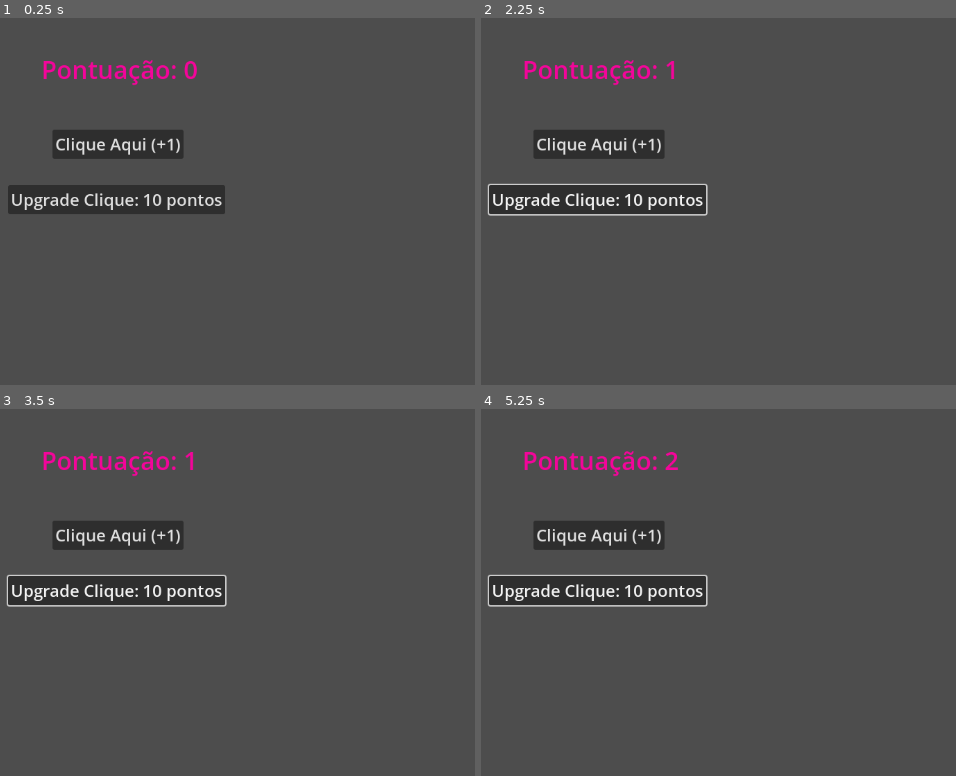
Above: before the commit, frames 1-4 (two rows, left to right).
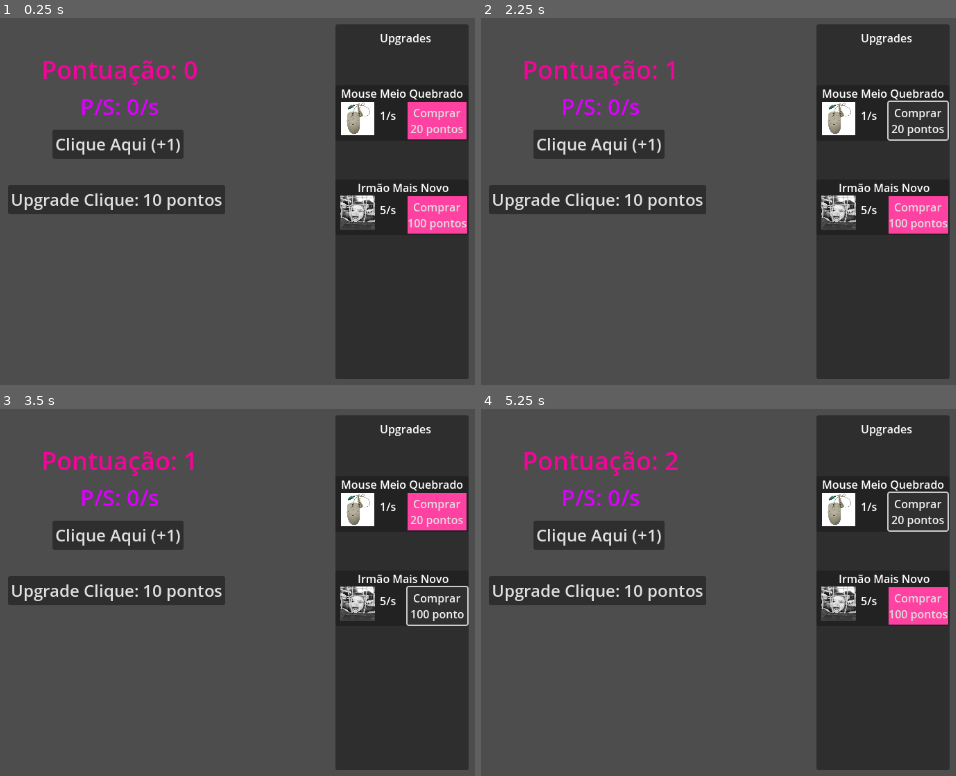
Above: after the commit, the same moments.

Repository: TarikPonciano/Tecnico-Jogos-Digitais-Sesc-1-Ano
Game: Godot game, scene res://clicker_game.tscn
The game is run twice, just before and just after one commit, with the same random seed, the same clock (stepped at 60 frames per second) and the same inputs. The project has no main scene, so this scene is started directly.
Inputs (mouse positions are in pixels of both pictures, inside the frame that each line leads up to):
- Up to frame 1 (0.25 s): no input
- Up to frame 2 (2.25 s): click "Clique Aqui (+1)" at 0.5 s; click "Upgrade Clique: 10 pontos" at 1.25 s; click (918, 120) at 2 s, where only the run after the commit has a clickable "Comprar 20 pontos"
- Up to frame 3 (3.5 s): click (437, 607) at 2.75 s, where only the run after the commit has a clickable "Comprar 100 pontos"
- Up to frame 4 (5.25 s): click "Clique Aqui (+1)" at 3.5 s; click "Upgrade Clique: 10 pontos" at 4.25 s; click (918, 511) at 5 s, where only the run after the commit has a clickable "Comprar 20 pontos"

The runs differ from the first frame. In frame 1, 27% of the frame differs, in the area x 17-99%, y 1-99%; in frame 2, 27%, in the area x 1-99%, y 1-99%; in frame 3, 27%; in frame 4, 27%.

Commit message:
Clicker

Diff:
--- a/Turma 1º Tarde/Projetos Godot/clicker-tarde/clicker_game.gd
+++ b/Turma 1º Tarde/Projetos Godot/clicker-tarde/clicker_game.gd
@@ -3,14 +3,25 @@
 var pontuacao = 0
 
 var poder_clique = 1
+var poder_passivo = 0
 
 var qtd_upgrade_clique = 0
 var custo_upgrade_clique = 10
+
+var qtd_upgrade_1 = 0
+var custo_upgrade_1 = 20
+
+var qtd_upgrade_2 = 0
+var custo_upgrade_2 = 100
+
 
 func atualizarInterface():
 	$RotuloPontuacao.text = str("Pontuação: ", pontuacao)
 	$BotaoClique.text = str("Clique Aqui (+",poder_clique,")")
 	$BotaoUpgradeClique.text = str("Upgrade Clique: ", custo_upgrade_clique," pontos")
+	$MenuUpgrades/CaixaUpgrade1/ComprarUpgrade1.text = str("Comprar\n",custo_upgrade_1," pontos")
+	$MenuUpgrades/CaixaUpgrade2/ComprarUpgrade2.text = str("Comprar\n",custo_upgrade_2," pontos")
+	$RotuloPoderPassivo.text = str("P/S: ",poder_passivo, "/s")
 
 func _on_botao_clique_pressed() -> void:
 	pontuacao += poder_clique
@@ -25,3 +36,30 @@
 		custo_upgrade_clique = int(custo_upgrade_clique)
 
 		atualizarInterface()
+
+
+func _on_comprar_upgrade_1_pressed() -> void:
+	if pontuacao >= custo_upgrade_1:
+		poder_passivo += 1
+		pontuacao -= custo_upgrade_1
+		qtd_upgrade_1 += 1
+		custo_upgrade_1 *= 1.2
+		custo_upgrade_1 = int(custo_upgrade_1)
+
+		atualizarInterface()
+
+
+func _on_timer_timeout() -> void:
+	pontuacao += poder_passivo
+	atualizarInterface()
+
+
+func _on_comprar_upgrade_2_pressed() -> void:
+		if pontuacao >= custo_upgrade_2:
+			poder_passivo += 5
+			pontuacao -= custo_upgrade_2
+			qtd_upgrade_2 += 1
+			custo_upgrade_2 *= 1.2
+			custo_upgrade_2 = int(custo_upgrade_2)
+
+			atualizarInterface()
--- a/Turma 1º Tarde/Projetos Godot/clicker-tarde/clicker_game.tscn
+++ b/Turma 1º Tarde/Projetos Godot/clicker-tarde/clicker_game.tscn
@@ -1,6 +1,11 @@
-[gd_scene load_steps=2 format=3 uid="uid://7pcrf0uwqmsh"]
+[gd_scene load_steps=5 format=3 uid="uid://7pcrf0uwqmsh"]
 
 [ext_resource type="Script" uid="uid://cu4rqtyqrbiqj" path="res://clicker_game.gd" id="1_2gcxp"]
+[ext_resource type="Texture2D" uid="uid://bwk3lqcr6x7hi" path="res://126_0_20180212160314.webp" id="2_2gcxp"]
+[ext_resource type="Texture2D" uid="uid://d3hb1qxo10cyg" path="res://images.jpeg" id="3_5kaqi"]
+
+[sub_resource type="StyleBoxFlat" id="StyleBoxFlat_5kaqi"]
+bg_color = Color(1, 0.257035, 0.631785, 1)
 
 [node name="Clicker Game" type="Node2D"]
 script = ExtResource("1_2gcxp")
@@ -30,5 +35,104 @@
 theme_override_font_sizes/font_size = 24
 text = "Upgrade Clique: 10 pontos"
 
+[node name="MenuUpgrades" type="Panel" parent="."]
+offset_left = 896.0
+offset_top = 64.0
+offset_right = 1088.0
+offset_bottom = 576.0
+
+[node name="TituloUpgrades" type="Label" parent="MenuUpgrades"]
+layout_mode = 0
+offset_left = 64.0
+offset_top = 8.0
+offset_right = 138.0
+offset_bottom = 31.0
+text = "Upgrades"
+
+[node name="CaixaUpgrade1" type="Panel" parent="MenuUpgrades"]
+layout_mode = 0
+offset_top = 88.0
+offset_right = 192.0
+offset_bottom = 168.0
+
+[node name="ComprarUpgrade1" type="Button" parent="MenuUpgrades/CaixaUpgrade1"]
+offset_left = 104.0
+offset_top = 24.0
+offset_right = 189.0
+offset_bottom = 78.0
+theme_override_styles/normal = SubResource("StyleBoxFlat_5kaqi")
+text = "Comprar
+20 pontos"
+
+[node name="126020180212160314" type="Sprite2D" parent="MenuUpgrades/CaixaUpgrade1"]
+position = Vector2(32, 48)
+scale = Vector2(0.096, 0.096)
+texture = ExtResource("2_2gcxp")
+
+[node name="NomeUpgrade1" type="Label" parent="MenuUpgrades/CaixaUpgrade1"]
+layout_mode = 0
+offset_left = 8.0
+offset_right = 185.0
+offset_bottom = 23.0
+text = "Mouse Meio Quebrado"
+
+[node name="GanhoUpgrade1" type="Label" parent="MenuUpgrades/CaixaUpgrade1"]
+layout_mode = 0
+offset_left = 64.0
+offset_top = 32.0
+offset_right = 88.0
+offset_bottom = 55.0
+text = "1/s"
+
+[node name="CaixaUpgrade2" type="Panel" parent="MenuUpgrades"]
+layout_mode = 0
+offset_top = 224.0
+offset_right = 192.0
+offset_bottom = 304.0
+
+[node name="ComprarUpgrade2" type="Button" parent="MenuUpgrades/CaixaUpgrade2"]
+offset_left = 104.0
+offset_top = 24.0
+offset_right = 189.0
+offset_bottom = 78.0
+theme_override_styles/normal = SubResource("StyleBoxFlat_5kaqi")
+text = "Comprar
+100 pontos"
+
+[node name="126020180212160314" type="Sprite2D" parent="MenuUpgrades/CaixaUpgrade2"]
+position = Vector2(32, 48)
+scale = Vector2(0.252129, 0.196866)
+texture = ExtResource("3_5kaqi")
+
+[node name="NomeUpgrade2" type="Label" parent="MenuUpgrades/CaixaUpgrade2"]
+layout_mode = 0
+offset_left = 32.0
+offset_right = 166.0
+offset_bottom = 23.0
+text = "Irmão Mais Novo"
+
+[node name="GanhoUpgrade2" type="Label" parent="MenuUpgrades/CaixaUpgrade2"]
+layout_mode = 0
+offset_left = 64.0
+offset_top = 32.0
+offset_right = 88.0
+offset_bottom = 55.0
+text = "5/s"
+
+[node name="Timer" type="Timer" parent="."]
+autostart = true
+
+[node name="RotuloPoderPassivo" type="Label" parent="."]
+offset_left = 528.0
+offset_top = 160.0
+offset_right = 642.0
+offset_bottom = 205.0
+theme_override_colors/font_color = Color(0.866667, 0, 1, 1)
+theme_override_font_sizes/font_size = 32
+text = "P/S: 0/s"
+
 [connection signal="pressed" from="BotaoClique" to="." method="_on_botao_clique_pressed"]
 [connection signal="pressed" from="BotaoUpgradeClique" to="." method="_on_botao_upgrade_clique_pressed"]
+[connection signal="pressed" from="MenuUpgrades/CaixaUpgrade1/ComprarUpgrade1" to="." method="_on_comprar_upgrade_1_pressed"]
+[connection signal="pressed" from="MenuUpgrades/CaixaUpgrade2/ComprarUpgrade2" to="." method="_on_comprar_upgrade_2_pressed"]
+[connection signal="timeout" from="Timer" to="." method="_on_timer_timeout"]
Binary file added: Turma 1º Tarde/Projetos Godot/clicker-tarde/126_0_20180212160314.webp
Not shown, added: Turma 1º Tarde/Projetos Godot/clicker-tarde/126_0_20180212160314.webp.import
Binary file added: Turma 1º Tarde/Projetos Godot/clicker-tarde/images.jpeg
Not shown, added: Turma 1º Tarde/Projetos Godot/clicker-tarde/images.jpeg.import
Binary file added: Turma 1º Tarde/Projetos Godot/clicker-tarde/s-l1200.jpg
Not shown, added: Turma 1º Tarde/Projetos Godot/clicker-tarde/s-l1200.jpg.import
